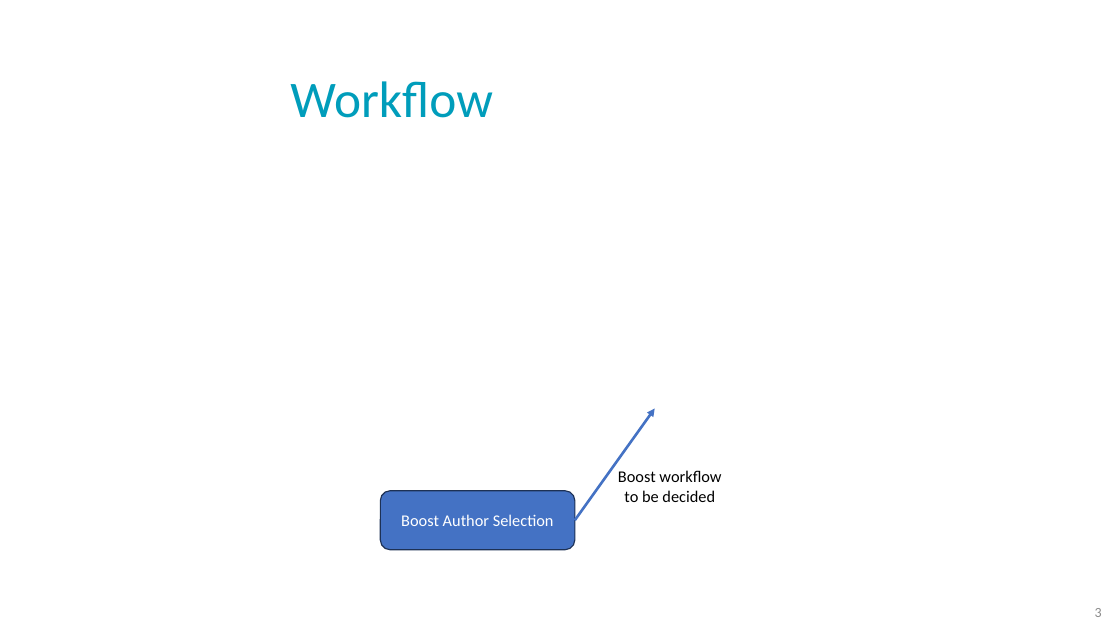
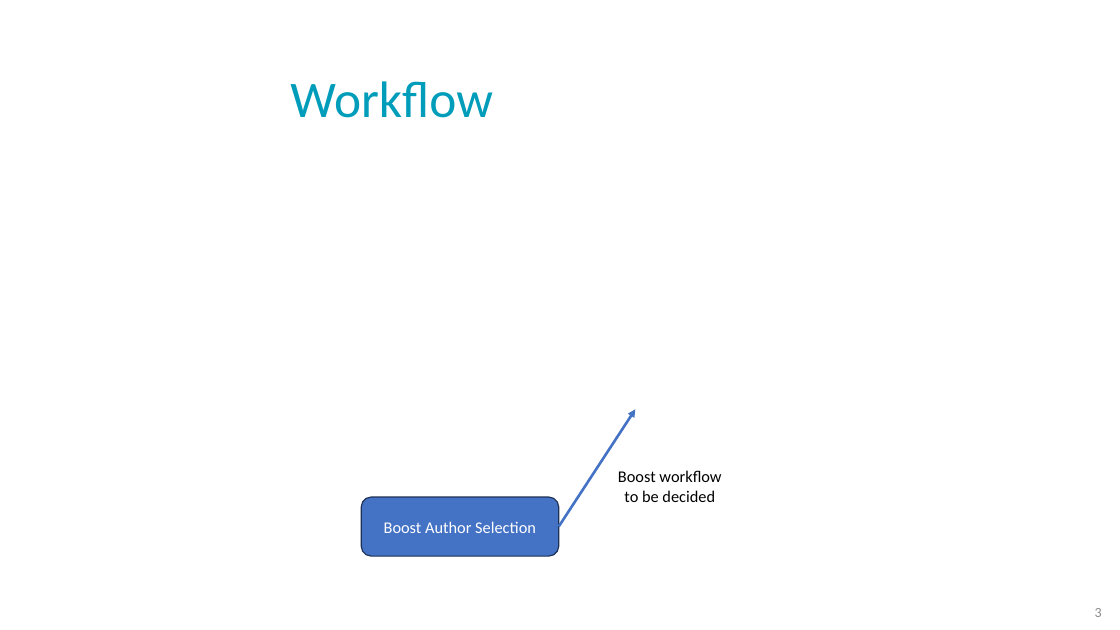
Before and after one commit to NoaTal1996/Backbone-Graph, a slide deck: slide 3 of docs/base_slides.pptx. Drawn at 1120x630 pixels with LibreOffice and Linux fonts; fonts in the diff are those of the drawing; background and template pictures are left out. Boxes give left, top, right and bottom in pixels: in the first picture for what was removed or moved away, otherwise in the second. Text is boxed around its words. In the diff, an @@ line names an element or a change of style, - is before the commit and + after.

```diff
--- a/docs/base_slides.pptx
+++ b/docs/base_slides.pptx
@@ arrow moved from (575, 520) - (655, 408) to (559, 527) - (635, 409) @@
@@ rounded rectangle "Boost Author Selection": place and size @@
-rounded rectangle "Boost Author Selection" at (381,491,576,549)
+rounded rectangle "Boost Author Selection" at (361,497,559,556)
```
Also in this commit, not shown: 3 other slides changed, 2 slides added, 3 other files.
